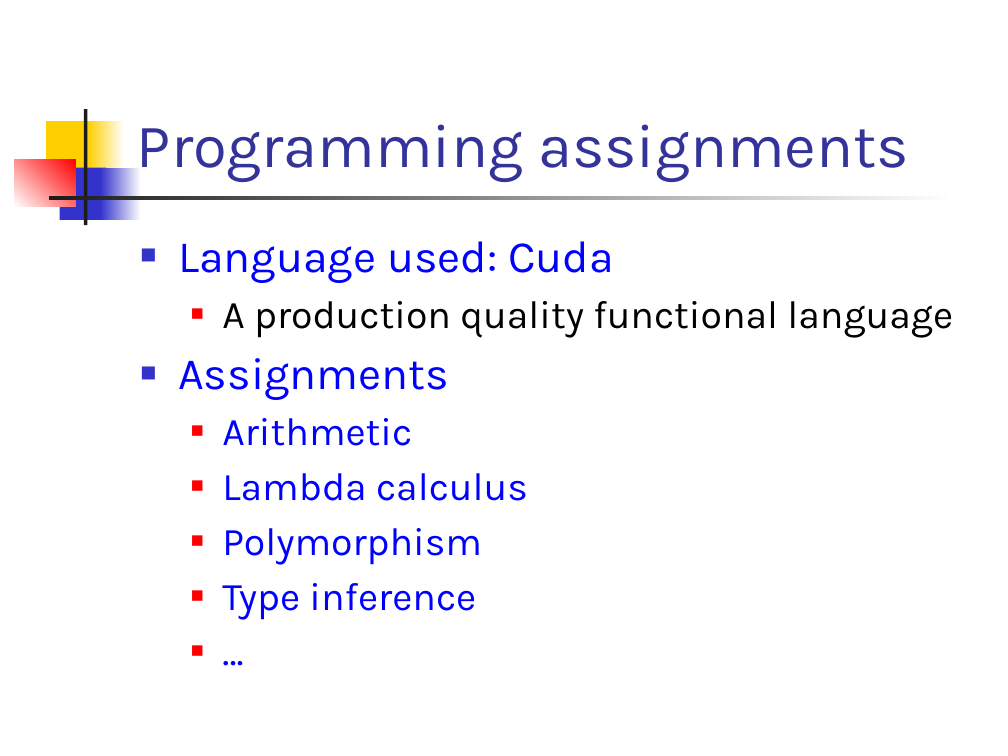
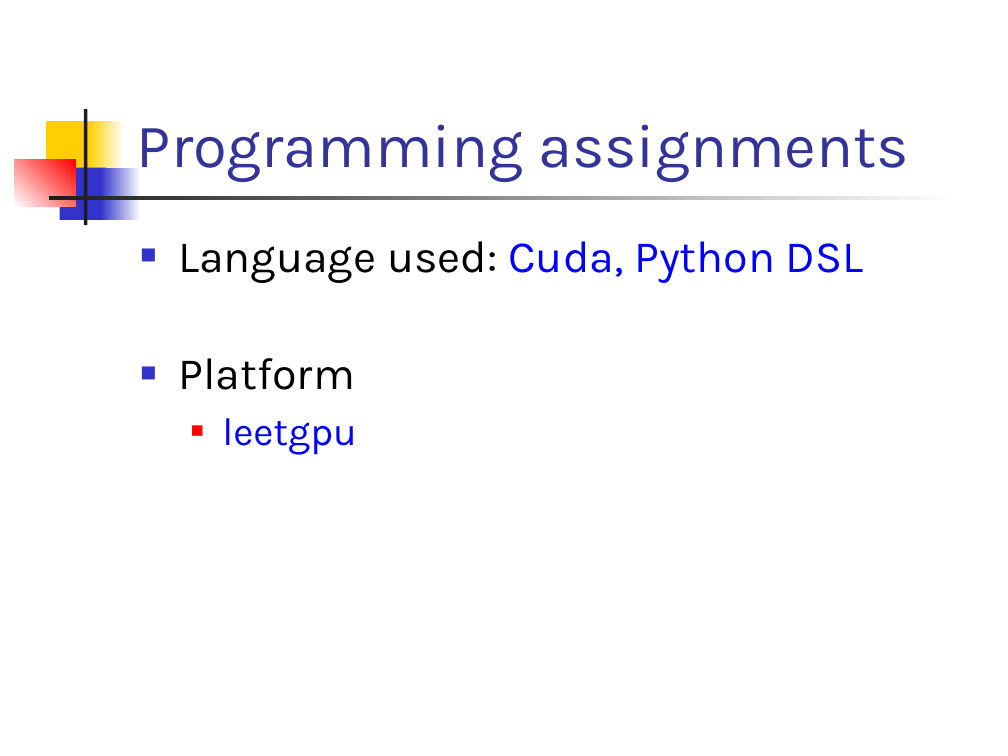
Before and after one commit to csslab-ustc/csslab-ustc.github.io, a slide deck: slide 11 of courses/popl26/slides/lec01-overview.pptx (slide 13 before the commit). Drawn at 1008x756 pixels with LibreOffice and Linux fonts; fonts in the diff are those of the drawing. Boxes give left, top, right and bottom in pixels: in the first picture for what was removed or moved away, otherwise in the second. Text is boxed around its words. In the diff, an @@ line names an element or a change of style, - is before the commit and + after.

```diff
--- a/courses/popl26/slides/lec01-overview.pptx
+++ b/courses/popl26/slides/lec01-overview.pptx
@@ text at (x1=178, y1=241, x2=864, y2=455): text changed; size 28 to 32 pt; text colour #0000FF to #000000 @@
-■ Language used: Cuda
-  ■ A production quality functional language
-■ Assignments
-  ■ Arithmetic
-  ■ Lambda calculus
-  ■ Polymorphism
-  ■ Type inference
-  ■ …
+■ Language used: Cuda, Python DSL
+■ Platform
+  ■ leetgpu
```
Also in this commit, not shown: 9 other slides changed, 2 slides removed.
